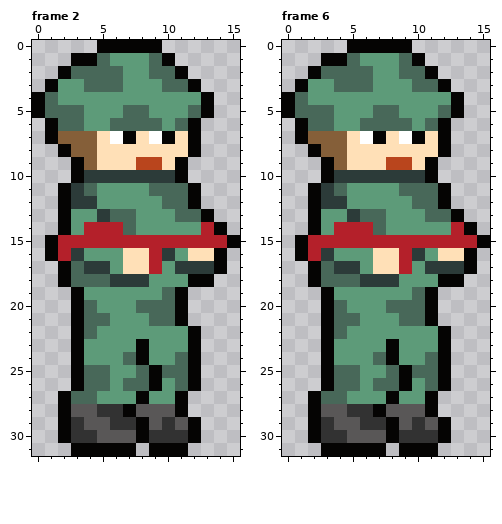
Pixel-art file: assets/enemies/ShootEnemy1Moving.aseprite. Above, as it was before the edit.
16x32 pixels, 6 frames. Colours within 5 levels of each other are drawn and written as one. Shown: frame 2, frame 6.
New version:
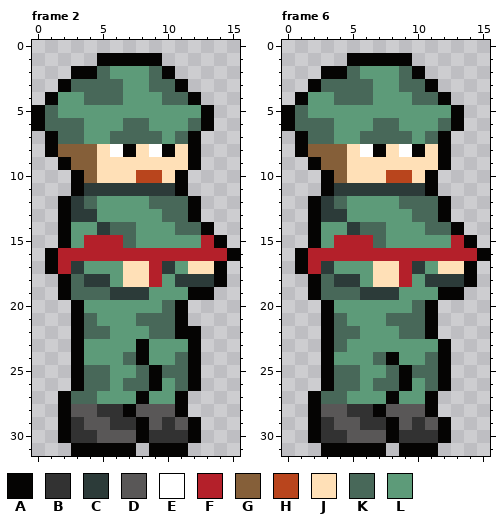
Palette (. is transparent): A #050403  B #323232  C #2c3b39  D #595757  E #ffffff  F #b4202a  G #855f39  H #b9451d  J #ffe0b7  K #486859  L #5d9b79
Changes in this commit:
Changed rows in their new state; - is an unchanged pixel.
Frame 2:
first column x 0:
 0 -----.....------
 1 ---..AAAAA.-----
 2 --.AA-L---A.----
 3 -.AK-----K-A.---
 4 .A--KKK---KKA.--
 5 --LL---LL---L---
 6 AK----L--L-LKA--
 7 --KKLLKKKKLK----
 8 -AG---EA-EA-----
 9 --AG----JJ-JA---
10 ----GJJJHHJ-----
11 --.ACCCCCCCA.---
12 ----K----K------
13 ---CCLLL--K-A.--
14 ----LCK----KKA.-
15 -.AL---KLLLLL-A.
16 ---FFFFFF-FFFFFA
17 -AFCLL----CLJJ--
18 ----CCLJJF-CCCA-
19 --AKKKCCC-LLAA--
20 ----L---LL------
21 -----L--K-------
22 -----K---KKA----
Frame 6:
first column x 0:
 0 -----.....------
 1 ---..AAAAA.-----
 2 --.AA-L---A.----
 3 -.AK-----K-A.---
 4 .A--KKK---KKA.--
 5 --LL---LL---L---
 6 AK----L--L-LKA--
 7 --KKLLKKKKLK----
 8 -AG---EA-EA-----
 9 --AG----JJ-JA---
10 ----GJJJHHJ-----
11 --.ACCCCCCCA.---
12 ----K----K------
13 ---CCLLL--K-A.--
14 ----LCK----KKA.-
15 -.AL---KLLLLL-A.
16 ---FFFFFF-FFFFFA
17 -AFCLL----CLJJ--
18 ----CCLJJF-CCCA-
19 --AKKKCCC-LLAA--
20 ----L---LL------
21 -----L--K-------
22 -----K---KKA.---
23 ----K---L-------
